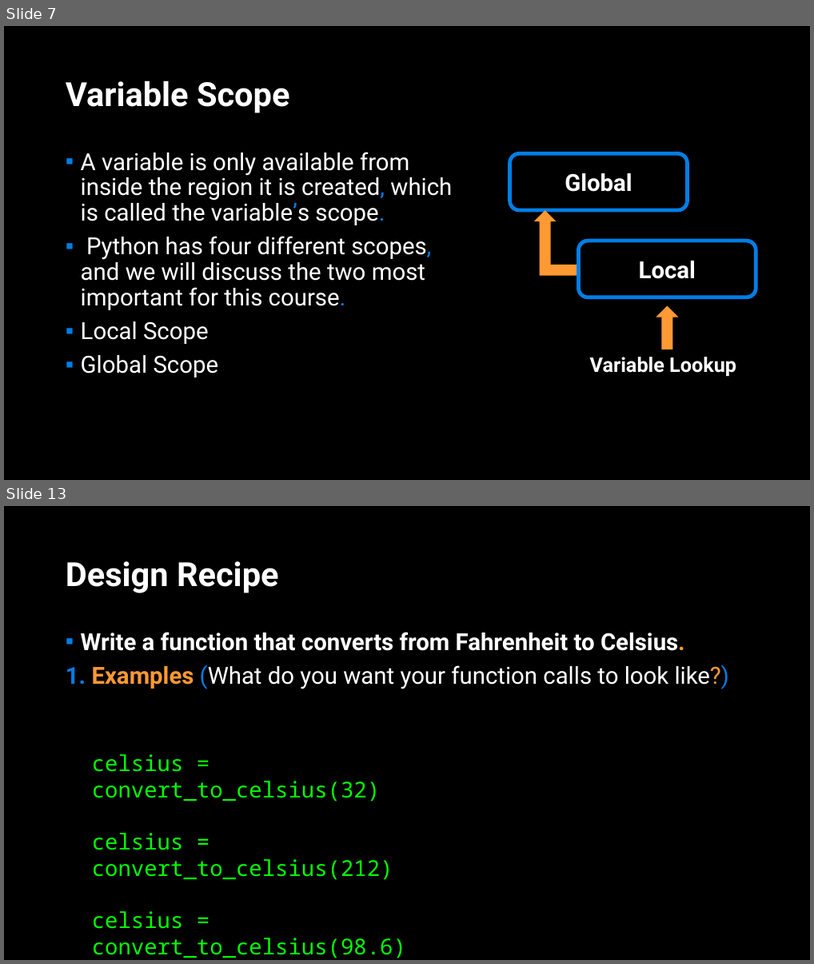
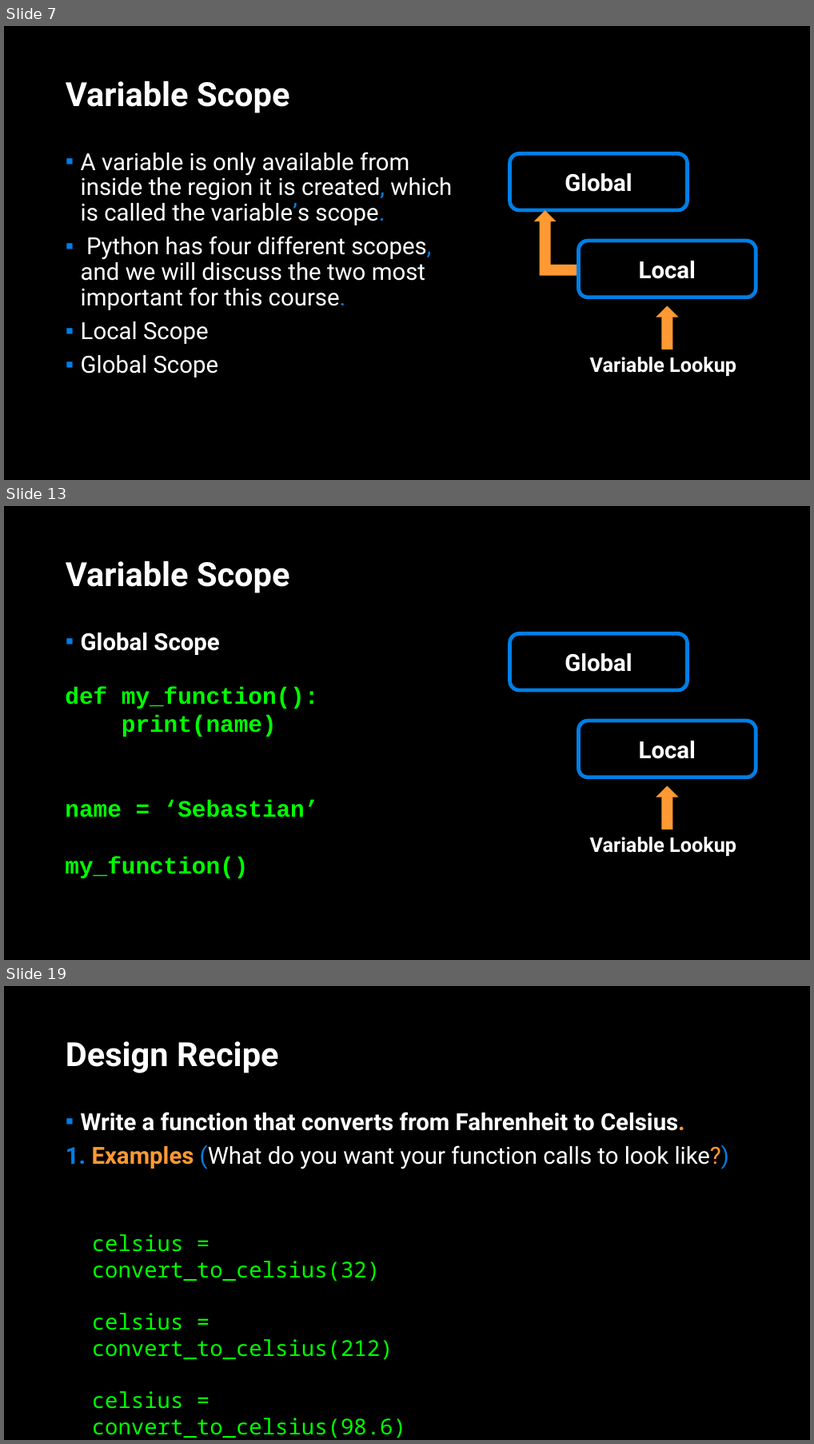
Before and after one commit to APS106/APS106-winter-2022-material, a slide deck: lectures/week2/lecture2/slides/week2_lecture2.pptx. Shown one above the other, each under a label of ours: slides 7 and 13 before the commit, slides 7, 13 and 19 after it; the slides between them are not shown. The pictures are 814x964 and 814x1444 pixels, drawn with LibreOffice and Linux fonts; fonts in the diff are those of the drawing; background and template pictures are left out. Boxes give left, top, right and bottom in pixels: in the first picture for what was removed or moved away, otherwise in the second. Text is boxed around its words. In the diff, an @@ line names an element or a change of style, - is before the commit and + after.

```diff
--- a/lectures/week2/lecture2/slides/week2_lecture2.pptx
+++ b/lectures/week2/lecture2/slides/week2_lecture2.pptx
@@ slide 13 added at (4,506,810,960), background picture (left out) @@
@@ title added at (66,560,290,593), 39.6 pt, text #FFFFFF, bold @@
+Variable Scope
@@ text added at (81,632,219,655), 28 pt, text #FFFFFF, bold @@
+▪ Global Scope
@@ rounded rectangle added at (510,634,688,691), outline #017EE5 4.5 pt, 28 pt, text #FFFFFF, bold @@
+Global
@@ text added at (65,687,319,878), 28 pt, text #00FF00, bold @@
+def my_function():
+print(name)
+name = ‘Sebastian’
+my_function()
@@ rounded rectangle added at (578,720,757,778), outline #017EE5 4.5 pt, 28 pt, text #FFFFFF, bold @@
+Local
@@ down arrow added at (657,785,679,829), fill #FF9933 @@
@@ text added at (590,836,737,856), 24 pt, text #FFFFFF, bold @@
+Variable Lookup
@@ what was slide 13 is now slide 19 @@
```
Also in this commit, not shown: 11 slides changed, 5 other slides added, 3 other files.
